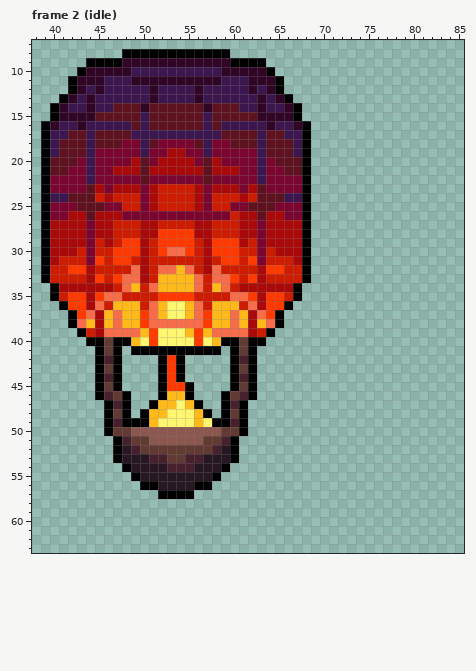
Two states of a pixel-art file, assets_src/image/units/flare/battle_flare.ase. That is the earlier state.
95x80 pixels, 18 frames. Shown: frame 2 (idle): x 38..85, y 7..63. The commit also changed other frames, which this record leaves out.
Now the later version:
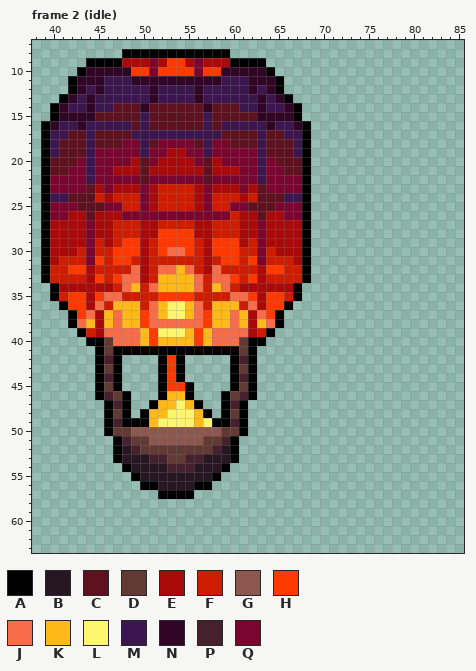
Palette (. is transparent): A #000000  B #261722  C #5e1220  D #623a34  E #aa0909  F #ce1c00  G #8c574f  H #ff3900  J #f76d4a  K #ffba19  L #fff66f  M #3c174f  N #310526  P #47202e  Q #7a0630
The edit:
Frame 2 (idle):
The edit adds colour A in row 41 at x 48 and 59.
Colour N gives way to colour E in row 9 at x 48 to 50, 52, 55 and 57 to 59.
Colour M gives way to colour H in row 10 at x 49 to 50, 52 to 55 and 57 to 58.
Colour N gives way to colour H in row 9 at x 53 to 54.
Colour A gives way to colour J in row 40 at x 47 to 48 and 59 to 60.
Colour K gives way to colour J in row 40 at x 49 and 58.
Colour L gives way to colour K in row 40 at x 50, 52 to 55 and 57.
Colour M gives way to colour Q in row 10 at x 51 and 56.
Colour N gives way to colour Q in row 9 at x 51 and 56.
Boxes around the changes in both pictures, in picture pixels (x1, y1, x2, y2):
changed: (122, 58, 230, 76)
changed: (113, 337, 239, 355)
